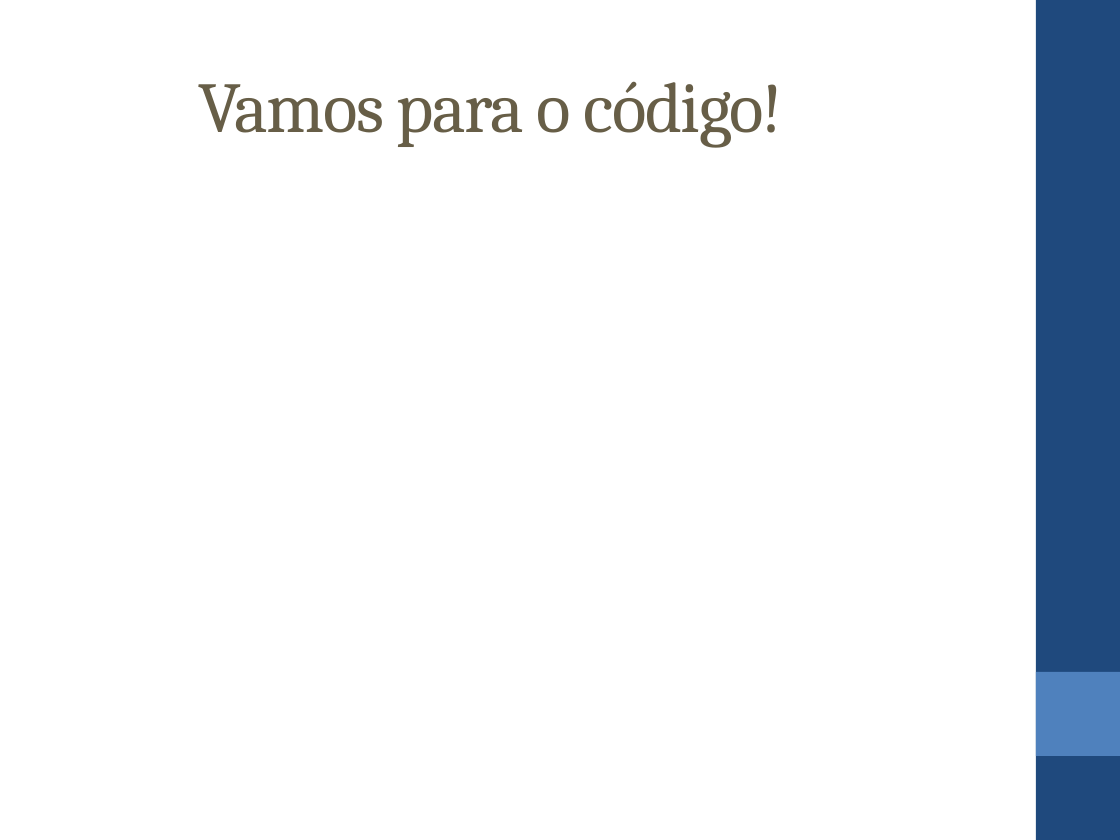
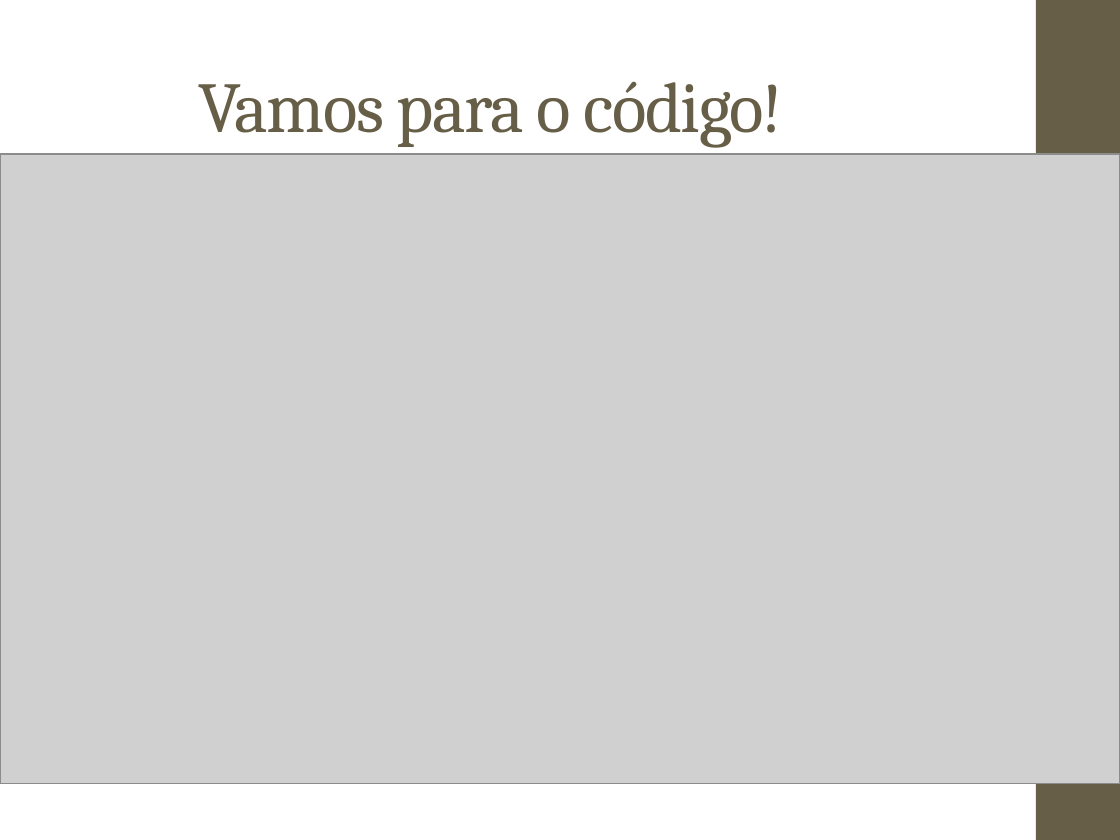
Before and after one commit to sisunigit/EDBucketSort, a slide deck: slide 6 of Documentos/Estrutura de Dados Trabalho.pptx. Drawn at 1120x840 pixels with LibreOffice and Linux fonts; fonts in the diff are those of the drawing; grey boxes stand for pictures. Boxes give left, top, right and bottom in pixels: in the first picture for what was removed or moved away, otherwise in the second. Text is boxed around its words. In the diff, an @@ line names an element or a change of style, - is before the commit and + after.

```diff
--- a/Documentos/Estrutura de Dados Trabalho.pptx
+++ b/Documentos/Estrutura de Dados Trabalho.pptx
@@ rectangle at bbox=[1036, 0, 1120, 840]: fill #1F497D to #675E47 @@
@@ picture added at bbox=[0, 155, 1120, 784] @@
@@ rectangle at bbox=[1036, 672, 1120, 756]: fill #4F81BD to #A9A57C @@
```
Also in this commit, not shown: 9 other slides changed.
